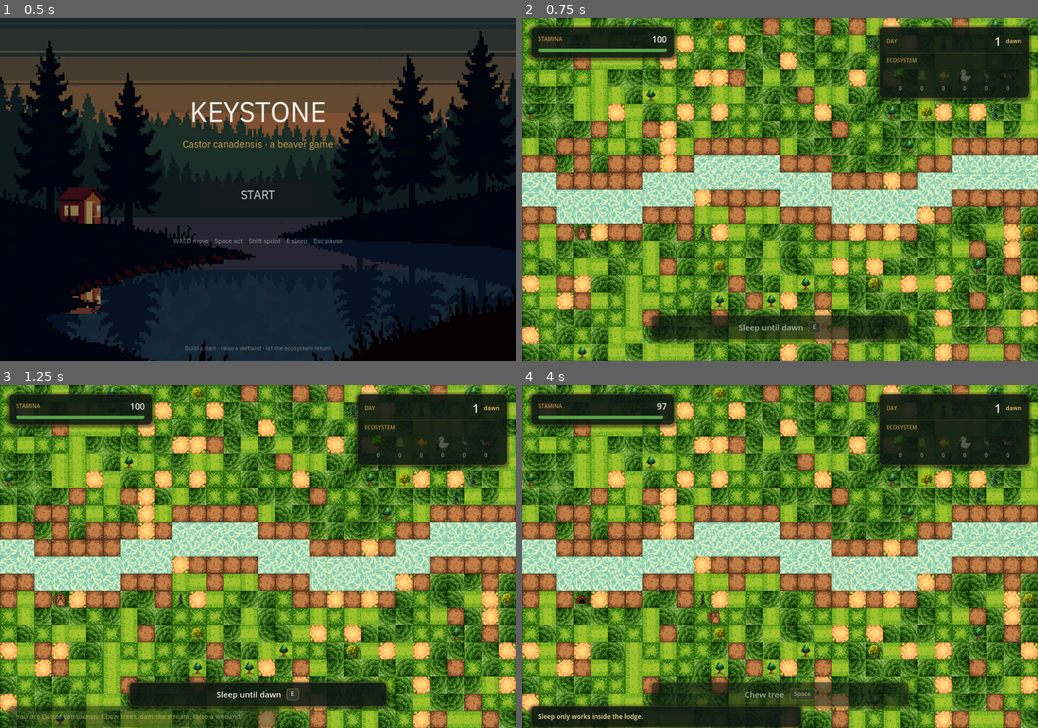
Above: before the commit, frames 1-4 (two rows, left to right).
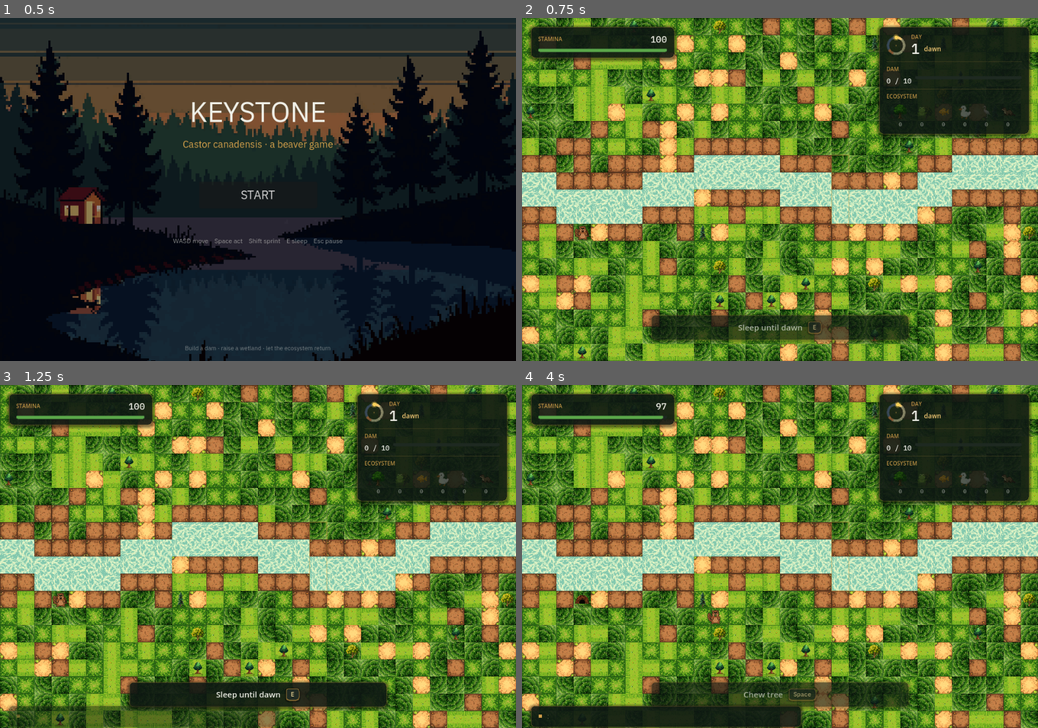
Above: after the commit, the same moments.

Repository: kvmadden/keystone
Game: Godot game, scene res://scenes/TitleScreen.tscn
The game is run twice, just before and just after one commit, with the same random seed, the same clock (stepped at 60 frames per second) and the same inputs.
Inputs:
- Up to frame 1 (0.5 s): no input
- Up to frame 2 (0.75 s): click "START" at 0.5 s
- Up to frame 3 (1.25 s): no input
- Up to frame 4 (4 s): tap Enter at 1.25, 3.6 s; hold D (move_right) 1.28-2.03 s; tap Space (action) at 1.35 s; hold S (move_down) 2.03-2.78 s; tap E (sleep) at 2.1 s; hold D (move_right) 2.78-3.53 s; hold Shift (sprint) 2.78-3.53 s; hold W (move_up) from 3.53 s (still down)

Frame 1 is identical in both runs. In frame 2, 4.1% of the frame differs, in the area x 25-99%, y 4-94%; in frame 3, 4.3%, in the area x 3-99%, y 4-98%; in frame 4, 4.2%.

Commit message:
hud: pass 2 — sundial, dam readout, mono numerics, mech keycaps, controls
Sundial (top-right):
- Procedural 36x36 control next to the Day eyebrow
- Outer ring split by the 4 phase durations in their tints
  (dawn warm gold, day pale yellow, dusk orange, night blue)
- Current phase is full alpha, others sit at 0.30
- A small disc (sun for day, moon at night with darker bite) travels
  the ring at the actual day-progress angle
- Resets cleanly on day rollover; updates every frame

Dam integrity (top-right, new block):
- Eyebrow + monospaced "N / 10" count + custom ProgressBar
- Bar value = count × average integrity (0..10 scale)
- Fill color is gold when avg>0.66, muted when 0.33-0.66, danger when <0.33
- Hairline divider above (between phase row and dam) and below (above species)

Typography:
- IBM Plex Mono Medium downloaded → assets/fonts/IBMPlexMono-Medium.ttf
- Plex Mono now used for all numeric values: stamina value, day number,
  dam count, species count chips, key chip glyphs
- Plex Sans remains for prose, eyebrows, button text

Stamina:
- Low-warning pulse (under 25%) — fill alpha oscillates 0.7 ↔ 1.0
- Pulse stops + alpha clamps to 1.0 once stamina recovers

Keycaps (action prompt + pause menu controls):
- Two-tone depth: thicker bottom border (2px) implies a real key edge
- 5px corner radius (up from 4), softer shadow (3px blur, 1px offset)
- Plex Mono glyph
- Used consistently in the controls reference block

Pause menu:
- "Paused" label replaced with KEYSTONE · PAUSED eyebrow over big
  "Take a breath." title
- Hairline divider
- Controls reference grid (Move / Act / Sprint / Sleep / Pause) with
  actual keycap chips, not text — visually consistent with the in-game
  prompt

Message banner:
- Tiny gold dot indicator at the left edge of every banner message,
  reinforces the panel hierarchy with the rest of the HUD

Diff:
--- a/scripts/hud.gd
+++ b/scripts/hud.gd
@@ -20,8 +20,10 @@
 const COL_EYEBROW       := Color(0.83, 0.63, 0.29, 0.85)
 const COL_HAIRLINE      := Color(0.82, 0.62, 0.28, 0.20)
 const COL_TEXT_DIM      := Color(0.94, 0.94, 0.91, 0.55)
-const COL_KEYCAP_FILL   := Color(0.18, 0.22, 0.18, 1.0)
-const COL_KEYCAP_BORDER := Color(0.82, 0.62, 0.28, 0.55)
+const COL_KEYCAP_FILL   := Color(0.13, 0.17, 0.14, 1.0)
+const COL_KEYCAP_HI     := Color(0.22, 0.28, 0.23, 1.0)
+const COL_KEYCAP_BORDER := Color(0.82, 0.62, 0.28, 0.65)
+const MONO_FONT_PATH    := "res://assets/fonts/IBMPlexMono-Medium.ttf"
 
 const PANEL_CORNER_RADIUS := 8
 const PANEL_BORDER_W := 1
@@ -43,16 +45,25 @@
 # ── Dynamic widgets we hold refs to ────────────────────────────────────
 var stamina_value: Label
 var stamina_bar: ProgressBar
+var stamina_bar_fill_style: StyleBoxFlat
+var stamina_pulse_t := 0.0
 var carry_chip: Control
 var carry_chip_label: Label
 var day_number: Label
 var phase_value: Label
+var sundial: Control
 var species_panel: HBoxContainer
 var hold_chip: Control
 var hold_chip_label: Label
+var dam_chip: Control
+var dam_count_label: Label
+var dam_bar: ProgressBar
+var dam_bar_fill_style: StyleBoxFlat
 var prompt_text: Label
 var prompt_keycap: Control
 var message_label: Label
+var message_dot: ColorRect
+var mono_font: Font
 
 # ── Per-species widget tracking ────────────────────────────────────────
 var _species_lights: Dictionary = {}
@@ -62,6 +73,8 @@
 var _day_overlay_t := 0.0
 
 func _ready() -> void:
+	if ResourceLoader.exists(MONO_FONT_PATH):
+		mono_font = load(MONO_FONT_PATH)
 	_style_panel(top_left)
 	_style_panel(top_right)
 	_style_panel(bottom_center)
@@ -70,12 +83,15 @@
 	_style_card_panel($WinCard/Panel)
 	_style_card_panel($LoseCard/Panel)
 	_style_button_default()
+	_polish_pause_menu()
 
 	_build_top_left()
 	_build_top_right()
 	_build_bottom_center()
 	_build_bottom_left()
 	_build_day_overlay()
+	Game.dam_changed.connect(_on_dam_changed)
+	_on_dam_changed(Game.dam_segments.size(), Game.dam_segments.duplicate())
 
 	Game.stamina_changed.connect(_on_stamina)
 	Game.species_changed.connect(_on_species)
@@ -137,6 +153,66 @@
 	s.corner_radius_bottom_left = 12
 	s.corner_radius_bottom_right = 12
 	p.add_theme_stylebox_override("panel", s)
+
+func _polish_pause_menu() -> void:
+	# Replace the simple "Paused" label with an eyebrow + big title + controls.
+	var vbox := $PauseMenu/Panel/VBox as VBoxContainer
+	if vbox == null:
+		return
+	var old_title := vbox.get_node_or_null("Title") as Label
+	if old_title != null:
+		old_title.queue_free()
+	# Insert at top: eyebrow + big title + hairline + controls panel
+	var eyebrow := _eyebrow("Keystone  ·  Paused")
+	eyebrow.horizontal_alignment = HORIZONTAL_ALIGNMENT_CENTER
+	vbox.add_child(eyebrow)
+	vbox.move_child(eyebrow, 0)
+	var big := Label.new()
+	big.text = "Take a breath."
+	big.add_theme_font_size_override("font_size", 28)
+	big.add_theme_color_override("font_color", Color(0.94, 0.94, 0.91, 1.0))
+	big.horizontal_alignment = HORIZONTAL_ALIGNMENT_CENTER
+	vbox.add_child(big)
+	vbox.move_child(big, 1)
+	vbox.add_child(_hairline())
+	vbox.move_child(vbox.get_child(vbox.get_child_count() - 1), 2)
+	# Controls reference
+	var controls := _build_controls_reference()
+	vbox.add_child(controls)
+	vbox.move_child(controls, 3)
+	# Spacer between controls and buttons
+	var sp := Control.new()
+	sp.custom_minimum_size = Vector2(0, 8)
+	vbox.add_child(sp)
+	vbox.move_child(sp, 4)
+
+func _build_controls_reference() -> Control:
+	var v := VBoxContainer.new()
+	v.add_theme_constant_override("separation", 4)
+	var pairs := [
+		["Move", ["W", "A", "S", "D"]],
+		["Act",  ["Space"]],
+		["Sprint", ["Shift"]],
+		["Sleep (in lodge)", ["E"]],
+		["Pause", ["Esc"]],
+	]
+	for entry in pairs:
+		var row := HBoxContainer.new()
+		row.add_theme_constant_override("separation", 10)
+		var label := Label.new()
+		label.text = String(entry[0])
+		label.add_theme_font_size_override("font_size", 12)
+		label.add_theme_color_override("font_color", COL_TEXT_DIM)
+		label.size_flags_horizontal = Control.SIZE_EXPAND_FILL
+		row.add_child(label)
+		var keys: Array = entry[1]
+		var keys_row := HBoxContainer.new()
+		keys_row.add_theme_constant_override("separation", 4)
+		for k in keys:
+			keys_row.add_child(_make_keycap(String(k)))
+		row.add_child(keys_row)
+		v.add_child(row)
+	return v
 
 func _style_button_default() -> void:
 	# Style ALL buttons in the HUD consistently (pause + end cards).
@@ -212,9 +288,10 @@
 	head.add_child(brow)
 	stamina_value = Label.new()
 	stamina_value.text = "100"
-	stamina_value.add_theme_font_size_override("font_size", 16)
+	stamina_value.add_theme_font_size_override("font_size", 17)
 	stamina_value.add_theme_color_override("font_color", Color(0.94, 0.94, 0.91, 1.0))
 	stamina_value.horizontal_alignment = HORIZONTAL_ALIGNMENT_RIGHT
+	if mono_font: stamina_value.add_theme_font_override("font", mono_font)
 	head.add_child(stamina_value)
 
 	# Stamina bar — styled
@@ -223,7 +300,7 @@
 	stamina_bar.value = 100.0
 	stamina_bar.show_percentage = false
 	stamina_bar.custom_minimum_size = Vector2(240, 6)
-	_style_progress_bar(stamina_bar, Color("#5BA84A"))
+	stamina_bar_fill_style = _style_progress_bar(stamina_bar, Color("#5BA84A"))
 	v.add_child(stamina_bar)
 
 	# Carry chip — visible when carrying a log
@@ -264,7 +341,7 @@
 	h.add_child(carry_chip_label)
 	return c
 
-func _style_progress_bar(bar: ProgressBar, fill_color: Color) -> void:
+func _style_progress_bar(bar: ProgressBar, fill_color: Color) -> StyleBoxFlat:
 	var bg := StyleBoxFlat.new()
 	bg.bg_color = Color(0.12, 0.16, 0.13, 1.0)
 	bg.corner_radius_top_left = 3
@@ -279,33 +356,67 @@
 	fg.corner_radius_bottom_right = 3
 	bar.add_theme_stylebox_override("background", bg)
 	bar.add_theme_stylebox_override("fill", fg)
+	return fg
 
 func _build_top_right() -> void:
 	var v := VBoxContainer.new()
 	v.add_theme_constant_override("separation", 6)
 	top_right.add_child(v)
 
-	# Eyebrow + big day number
+	# Row 1: sundial · DAY eyebrow + number · phase tag
 	var head := HBoxContainer.new()
-	head.add_theme_constant_override("separation", 8)
+	head.add_theme_constant_override("separation", 10)
 	v.add_child(head)
+	sundial = Control.new()
+	sundial.set_script(preload("res://scripts/sundial.gd"))
+	sundial.custom_minimum_size = Vector2(36, 36)
+	head.add_child(sundial)
+	# Labels block: eyebrow above number+phase
+	var lbls := VBoxContainer.new()
+	lbls.add_theme_constant_override("separation", -2)
+	lbls.size_flags_horizontal = Control.SIZE_EXPAND_FILL
+	head.add_child(lbls)
 	var day_brow := _eyebrow("Day")
-	day_brow.size_flags_horizontal = Control.SIZE_EXPAND_FILL
-	day_brow.vertical_alignment = VERTICAL_ALIGNMENT_BOTTOM
-	head.add_child(day_brow)
+	lbls.add_child(day_brow)
+	var num_row := HBoxContainer.new()
+	num_row.add_theme_constant_override("separation", 8)
+	lbls.add_child(num_row)
 	day_number = Label.new()
 	day_number.text = "1"
-	day_number.add_theme_font_size_override("font_size", 22)
+	day_number.add_theme_font_size_override("font_size", 26)
 	day_number.add_theme_color_override("font_color", Color(0.94, 0.94, 0.91, 1.0))
-	day_number.horizontal_alignment = HORIZONTAL_ALIGNMENT_RIGHT
+	if mono_font: day_number.add_theme_font_override("font", mono_font)
 	day_number.vertical_alignment = VERTICAL_ALIGNMENT_CENTER
-	head.add_child(day_number)
+	num_row.add_child(day_number)
 	phase_value = Label.new()
 	phase_value.text = "dawn"
-	phase_value.add_theme_font_size_override("font_size", 11)
+	phase_value.add_theme_font_size_override("font_size", 12)
 	phase_value.add_theme_color_override("font_color", Game.COL_ACCENT)
 	phase_value.vertical_alignment = VERTICAL_ALIGNMENT_CENTER
-	head.add_child(phase_value)
+	num_row.add_child(phase_value)
+
+	v.add_child(_hairline())
+
+	# Dam integrity block: eyebrow + count + bar
+	var dam_brow := _eyebrow("Dam")
+	v.add_child(dam_brow)
+	var dam_row := HBoxContainer.new()
+	dam_row.add_theme_constant_override("separation", 6)
+	v.add_child(dam_row)
+	dam_count_label = Label.new()
+	dam_count_label.text = "0 / 10"
+	dam_count_label.add_theme_font_size_override("font_size", 13)
+	dam_count_label.add_theme_color_override("font_color", Color(0.94, 0.94, 0.91, 1.0))
+	if mono_font: dam_count_label.add_theme_font_override("font", mono_font)
+	dam_row.add_child(dam_count_label)
+	dam_bar = ProgressBar.new()
+	dam_bar.max_value = 10.0
+	dam_bar.value = 0.0
+	dam_bar.show_percentage = false
+	dam_bar.custom_minimum_size = Vector2(180, 6)
+	dam_bar.size_flags_horizontal = Control.SIZE_EXPAND_FILL
+	dam_bar_fill_style = _style_progress_bar(dam_bar, Color(0.62, 0.46, 0.22, 1.0))
+	dam_row.add_child(dam_bar)
 
 	v.add_child(_hairline())
 
@@ -353,6 +464,7 @@
 		pop.add_theme_font_size_override("font_size", 10)
 		pop.add_theme_color_override("font_color", COL_TEXT_DIM)
 		pop.horizontal_alignment = HORIZONTAL_ALIGNMENT_CENTER
+		if mono_font: pop.add_theme_font_override("font", mono_font)
 		v.add_child(icon_widget)
 		v.add_child(pop)
 		species_panel.add_child(v)
@@ -403,22 +515,27 @@
 	bottom_center.modulate.a = 0.0
 
 func _make_keycap(label: String) -> Control:
+	# Two-tone keycap: lighter top edge, darker body — sketches mechanical depth.
+	# Built as a small PanelContainer with an inner 1px highlight ColorRect.
 	var c := PanelContainer.new()
 	var st := StyleBoxFlat.new()
 	st.bg_color = COL_KEYCAP_FILL
-	st.corner_radius_top_left = 4
-	st.corner_radius_top_right = 4
-	st.corner_radius_bottom_left = 4
-	st.corner_radius_bottom_right = 4
+	st.corner_radius_top_left = 5
+	st.corner_radius_top_right = 5
+	st.corner_radius_bottom_left = 5
+	st.corner_radius_bottom_right = 5
 	st.border_width_left = 1
 	st.border_width_top = 1
 	st.border_width_right = 1
-	st.border_width_bottom = 1
+	st.border_width_bottom = 2  # heavier bottom edge = "depth"
 	st.border_color = COL_KEYCAP_BORDER
-	st.content_margin_left = 8
-	st.content_margin_right = 8
-	st.content_margin_top = 2
-	st.content_margin_bottom = 3
+	st.content_margin_left = 9
+	st.content_margin_right = 9
+	st.content_margin_top = 3
+	st.content_margin_bottom = 4
+	st.shadow_color = Color(0, 0, 0, 0.45)
+	st.shadow_size = 3
+	st.shadow_offset = Vector2(0, 1)
 	c.add_theme_stylebox_override("panel", st)
 	var l := Label.new()
 	l.name = "Label"
@@ -426,6 +543,7 @@
 	l.add_theme_font_size_override("font_size", 11)
 	l.add_theme_color_override("font_color", Color(0.98, 0.88, 0.62, 1.0))
 	l.horizontal_alignment = HORIZONTAL_ALIGNMENT_CENTER
+	if mono_font: l.add_theme_font_override("font", mono_font)
 	c.add_child(l)
 	return c
 
@@ -437,13 +555,24 @@
 		l.text = t
 
 func _build_bottom_left() -> void:
+	var h := HBoxContainer.new()
+	h.add_theme_constant_override("separation", 10)
+	bottom_left.add_child(h)
+	# Tiny gold dot indicator on the left edge of the message banner.
+	var dot_wrap := CenterContainer.new()
+	dot_wrap.custom_minimum_size = Vector2(8, 14)
+	h.add_child(dot_wrap)
+	message_dot = ColorRect.new()
+	message_dot.color = Game.COL_ACCENT
+	message_dot.custom_minimum_size = Vector2(6, 6)
+	dot_wrap.add_child(message_dot)
 	message_label = Label.new()
 	message_label.text = ""
 	message_label.add_theme_font_size_override("font_size", 12)
 	message_label.add_theme_color_override("font_color", Color(0.98, 0.88, 0.62, 1.0))
 	message_label.autowrap_mode = TextServer.AUTOWRAP_OFF
 	message_label.clip_text = true
-	bottom_left.add_child(message_label)
+	h.add_child(message_label)
 	bottom_left.modulate.a = 0.0  # hide until first message
 
 func _build_day_overlay() -> void:
@@ -509,6 +638,18 @@
 		var p: float = (sin(Time.get_ticks_msec() / 380.0) * 0.5 + 0.5)
 		hold_chip.modulate = Color(1.0, 1.0, 1.0, 0.85 + p * 0.15)
 
+	# Low-stamina warning pulse on the bar fill alpha
+	if Game.stamina <= 25.0 and stamina_bar_fill_style != null:
+		stamina_pulse_t += delta * 5.0
+		var pulse: float = sin(stamina_pulse_t) * 0.5 + 0.5
+		var col := stamina_bar_fill_style.bg_color
+		col.a = 0.7 + pulse * 0.3
+		stamina_bar_fill_style.bg_color = col
+	elif stamina_bar_fill_style != null and stamina_bar_fill_style.bg_color.a < 1.0:
+		var col := stamina_bar_fill_style.bg_color
+		col.a = 1.0
+		stamina_bar_fill_style.bg_color = col
+
 # ── Signal handlers ────────────────────────────────────────────────────
 func _on_stamina(v: float) -> void:
 	stamina_bar.value = v
@@ -520,12 +661,32 @@
 		fill_color = Game.COL_ACCENT
 	else:
 		fill_color = Game.COL_DANGER
-	# Re-apply the fill stylebox color
-	var fg := stamina_bar.get_theme_stylebox("fill") as StyleBoxFlat
-	if fg != null:
-		fg.bg_color = fill_color
-	# Tint the number too at low stamina
+	if stamina_bar_fill_style != null:
+		stamina_bar_fill_style.bg_color = fill_color
 	stamina_value.add_theme_color_override("font_color", Color(0.94, 0.94, 0.91, 1.0) if v > 25.0 else fill_color)
+
+func _on_dam_changed(count: int, integrity: Array) -> void:
+	if dam_count_label == null or dam_bar == null:
+		return
+	dam_count_label.text = "%d / 10" % count
+	# Average integrity drives the bar fill (0-10 scale = count * avg)
+	var avg: float = 1.0
+	if integrity.size() > 0:
+		var sum: float = 0.0
+		for v in integrity:
+			sum += float(v)
+		avg = sum / integrity.size()
+	dam_bar.value = float(count) * clamp(avg, 0.0, 1.0)
+	if dam_bar_fill_style != null:
+		# Color = weighted by integrity: gold full → muted → danger when crumbling
+		var c: Color
+		if avg > 0.66:
+			c = Game.COL_ACCENT
+		elif avg > 0.33:
+			c = Color(0.62, 0.46, 0.22, 1.0)
+		else:
+			c = Game.COL_DANGER
+		dam_bar_fill_style.bg_color = c
 
 func _on_species(counts: Dictionary) -> void:
 	var total := 0
--- /dev/null
+++ b/scripts/sundial.gd
@@ -0,0 +1,77 @@
+extends Control
+# Circular phase indicator. Outer ring = the 24-hour wheel divided by
+# the 4 phases (dawn/day/dusk/night) in their respective tints. A small
+# disc (sun for day, moon for night) travels around the ring.
+
+const G := preload("res://scripts/game.gd")
+
+const PHASE_DURATIONS := [10.0, 40.0, 10.0, 30.0]  # mirrors day_cycle.gd
+const TOTAL := 90.0
+
+const COL_DAWN_TINT  := Color(0.95, 0.78, 0.45, 1.0)
+const COL_DAY_TINT   := Color(0.95, 0.92, 0.72, 1.0)
+const COL_DUSK_TINT  := Color(0.95, 0.55, 0.32, 1.0)
+const COL_NIGHT_TINT := Color(0.34, 0.42, 0.62, 1.0)
+
+func _ready() -> void:
+	custom_minimum_size = Vector2(36, 36)
+	set_process(true)
+
+func _process(_delta: float) -> void:
+	queue_redraw()
+
+func _draw() -> void:
+	var center: Vector2 = size * 0.5
+	var radius: float = min(size.x, size.y) * 0.42
+
+	# Outer dial ring — segmented per phase, full alpha for current phase, dimmed otherwise
+	var start := -PI / 2.0  # 12 o'clock
+	var cur_phase: int = Game.phase
+	for i in range(4):
+		var frac: float = PHASE_DURATIONS[i] / TOTAL
+		var end := start + frac * TAU
+		var col: Color
+		match i:
+			Game.Phase.DAWN: col = COL_DAWN_TINT
+			Game.Phase.DAY: col = COL_DAY_TINT
+			Game.Phase.DUSK: col = COL_DUSK_TINT
+			Game.Phase.NIGHT: col = COL_NIGHT_TINT
+		if i == cur_phase:
+			col.a = 1.0
+		else:
+			col.a = 0.30
+		_draw_arc_thick(center, radius, start, end, col, 3.0)
+		start = end
+
+	# Compute the cumulative "elapsed within day" 0..1 → angle
+	var elapsed: float = 0.0
+	for i in range(cur_phase):
+		elapsed += PHASE_DURATIONS[i]
+	elapsed += PHASE_DURATIONS[cur_phase] * clamp(Game.phase_t, 0.0, 1.0)
+	var t01: float = elapsed / TOTAL
+	var ang: float = -PI / 2.0 + t01 * TAU
+	var marker_pos: Vector2 = center + Vector2(cos(ang), sin(ang)) * radius
+
+	# Sun (day/dawn/dusk) or moon (night) disc at the marker
+	var is_night: bool = cur_phase == Game.Phase.NIGHT
+	if is_night:
+		# Moon: pale disc with a darker bite
+		draw_circle(marker_pos, 5.0, Color(0.85, 0.88, 0.95, 1.0))
+		draw_circle(marker_pos + Vector2(2.0, -1.0), 4.0, Color(0.20, 0.26, 0.40, 1.0))
+	else:
+		# Sun: gold disc with halo
+		draw_circle(marker_pos, 6.0, Color(0.98, 0.78, 0.32, 0.30))
+		draw_circle(marker_pos, 3.5, Color(0.98, 0.82, 0.35, 1.0))
+
+	# Center dot, tiny
+	draw_circle(center, 1.5, Color(0.82, 0.62, 0.28, 0.35))
+
+func _draw_arc_thick(c: Vector2, r: float, a0: float, a1: float, color: Color, w: float) -> void:
+	# Approximation: stitch line segments around the arc
+	var steps: int = max(8, int((a1 - a0) / TAU * 64.0))
+	var prev: Vector2 = c + Vector2(cos(a0), sin(a0)) * r
+	for i in range(1, steps + 1):
+		var a: float = a0 + (a1 - a0) * (float(i) / steps)
+		var next: Vector2 = c + Vector2(cos(a), sin(a)) * r
+		draw_line(prev, next, color, w, true)
+		prev = next
Binary file added: assets/fonts/IBMPlexMono-Medium.ttf
Not shown, added: assets/fonts/IBMPlexMono-Medium.ttf.import
Binary file added: assets/fonts/IBMPlexMono-Regular.ttf
Not shown, added: assets/fonts/IBMPlexMono-Regular.ttf.import
Not shown, added: scripts/sundial.gd.uid
